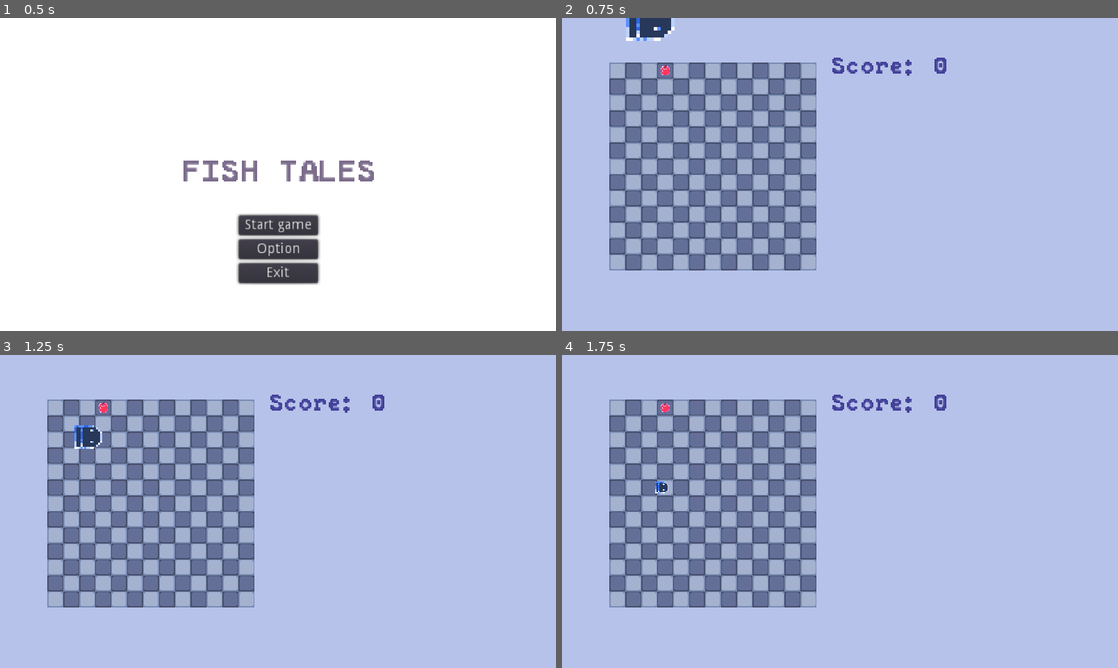
Above: before the commit, frames 1-4 (two rows, left to right).
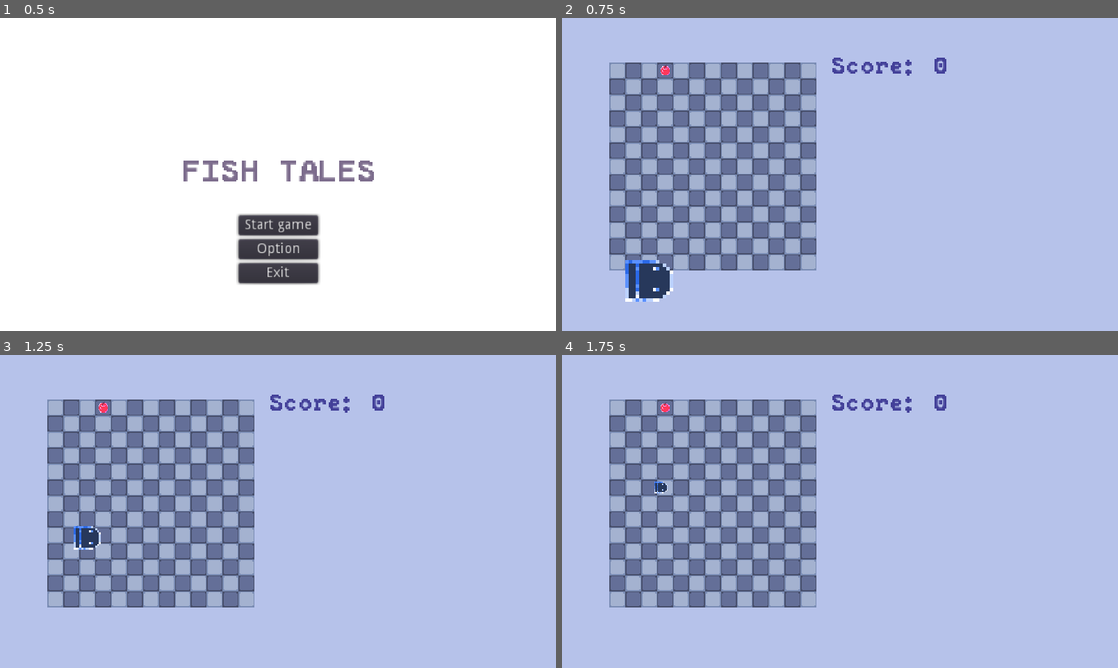
Above: after the commit, the same moments.

Repository: JustKwa/Snak-e
Game: Godot game, scene res://Scenes/main_menu.tscn
Two runs of this game, one before a commit and one after it. Both use one fixed random seed, a clock stepped at 60 frames per second and the inputs below.
Inputs:
- Up to frame 1 (0.5 s): no input
- Up to frame 2 (0.75 s): click "Start game" at 0.5 s
- Up to frame 3 (1.25 s): no input
- Up to frame 4 (1.75 s): tap Enter at 1.25 s; hold Right (ui_right) from 1.28 s (still down)

Frame 1 is identical in both runs. In frame 2, 1.5% of the frame differs, in the area x 11-21%, y 0-91%; in frame 3, 0.7%; in frame 4, less than 0.1%.

Commit message:
disable death animation

Diff:
--- a/Scenes/level.tscn
+++ b/Scenes/level.tscn
@@ -120,55 +120,31 @@
 
 [sub_resource type="Animation" id=7]
 resource_name = "death"
-tracks/0/type = "value"
-tracks/0/path = NodePath("CanonHead:rotation_degrees")
+tracks/0/type = "method"
+tracks/0/path = NodePath("../..")
 tracks/0/interp = 1
 tracks/0/loop_wrap = true
 tracks/0/imported = false
 tracks/0/enabled = true
 tracks/0/keys = {
-"times": PoolRealArray( 0, 0.1, 0.7 ),
-"transitions": PoolRealArray( 1, 1, 1 ),
-"update": 0,
-"values": [ 0.0, 115.0, 293.1 ]
+"times": PoolRealArray( 0.8 ),
+"transitions": PoolRealArray( 1 ),
+"values": [ {
+"args": [  ],
+"method": "restart_popup"
+} ]
 }
 tracks/1/type = "value"
-tracks/1/path = NodePath("CanonHead:position")
+tracks/1/path = NodePath("CanonHead:visible")
 tracks/1/interp = 1
 tracks/1/loop_wrap = true
 tracks/1/imported = false
 tracks/1/enabled = true
 tracks/1/keys = {
-"times": PoolRealArray( 0, 0.1, 0.8 ),
-"transitions": PoolRealArray( 1, 1, 1 ),
-"update": 0,
-"values": [ Vector2( 0, 0 ), Vector2( 15, -12 ), Vector2( 30, 200 ) ]
-}
-tracks/2/type = "value"
-tracks/2/path = NodePath("CanonHead:z_index")
-tracks/2/interp = 1
-tracks/2/loop_wrap = true
-tracks/2/imported = false
-tracks/2/enabled = true
-tracks/2/keys = {
-"times": PoolRealArray( 0.75 ),
+"times": PoolRealArray( 0 ),
 "transitions": PoolRealArray( 1 ),
 "update": 1,
-"values": [ 3 ]
-}
-tracks/3/type = "method"
-tracks/3/path = NodePath("../..")
-tracks/3/interp = 1
-tracks/3/loop_wrap = true
-tracks/3/imported = false
-tracks/3/enabled = true
-tracks/3/keys = {
-"times": PoolRealArray( 0.8 ),
-"transitions": PoolRealArray( 1 ),
-"values": [ {
-"args": [  ],
-"method": "restart_popup"
-} ]
+"values": [ false ]
 }
 
 [sub_resource type="Animation" id=2]
@@ -354,7 +330,7 @@
 polygon = PoolVector2Array( 229, 284, 12, 285, 20, 278, 224, 278, 224, 74, 20, 74, 20, 278, 11, 278, 15, 69, 227, 70 )
 
 [node name="snake" type="Node2D" parent="."]
-position = Vector2( 57, 105 )
+position = Vector2( 56, 105 )
 z_as_relative = false
 script = ExtResource( 7 )
 __meta__ = {
@@ -362,11 +338,12 @@
 }
 
 [node name="head" type="Area2D" parent="snake"]
+rotation = 3.14159
 z_index = 1
 script = ExtResource( 1 )
 
 [node name="CanonHead" type="Sprite" parent="snake/head"]
-rotation = 3.14159
+z_index = 3
 texture = ExtResource( 2 )
 
 [node name="CollisionShape2D2" type="CollisionShape2D" parent="snake/head"]
@@ -413,4 +390,3 @@
 region_rect = Rect2( 0, 184, 181, 12.069 )
 
 [connection signal="area_entered" from="level_collision" to="level_collision" method="_on_level_collision_area_entered"]
-[connection signal="area_entered" from="level_collision" to="snake" method="_on_Level_area_entered"]
--- a/Scripts/snake_head.gd
+++ b/Scripts/snake_head.gd
@@ -4,7 +4,7 @@
 
 
 func _move(delta):
-	rotate_sprite()
+	_rotate()
 
 	percent_to_tile += global_var.speed * delta
 
@@ -19,13 +19,13 @@
 		position = current_pos + (GRID_SIZE * percent_to_tile * direction)
 
 
-func rotate_sprite() -> void:
+func _rotate() -> void:
 	match direction:
 		Vector2.LEFT:
-			get_child(0).set_rotation_degrees(0)
+			set_rotation_degrees(0)
 		Vector2.RIGHT:
-			get_child(0).set_rotation_degrees(180)
+			set_rotation_degrees(180)
 		Vector2.DOWN:
-			get_child(0).set_rotation_degrees(-90)
+			set_rotation_degrees(-90)
 		Vector2.UP:
-			get_child(0).set_rotation_degrees(90)
+			set_rotation_degrees(90)
